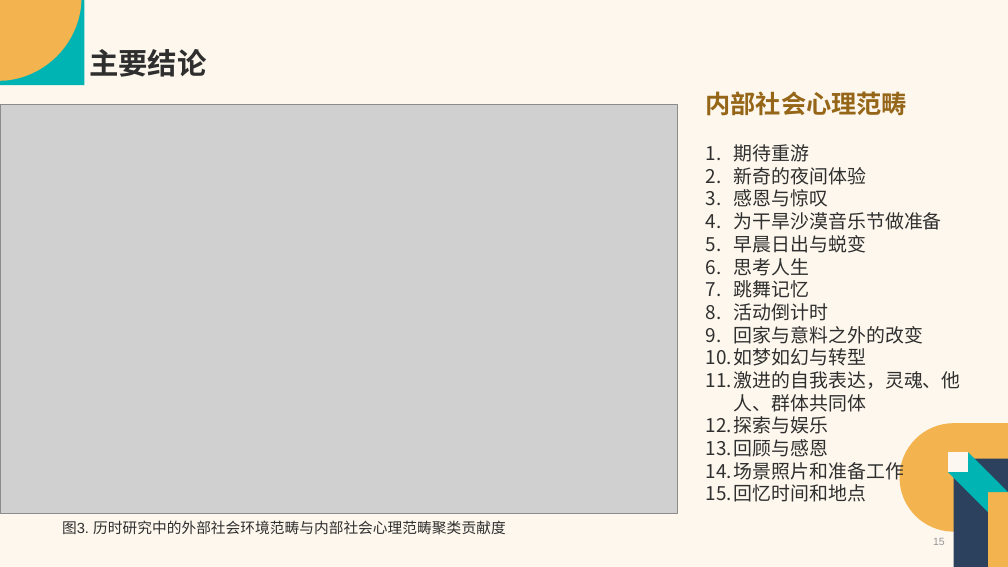
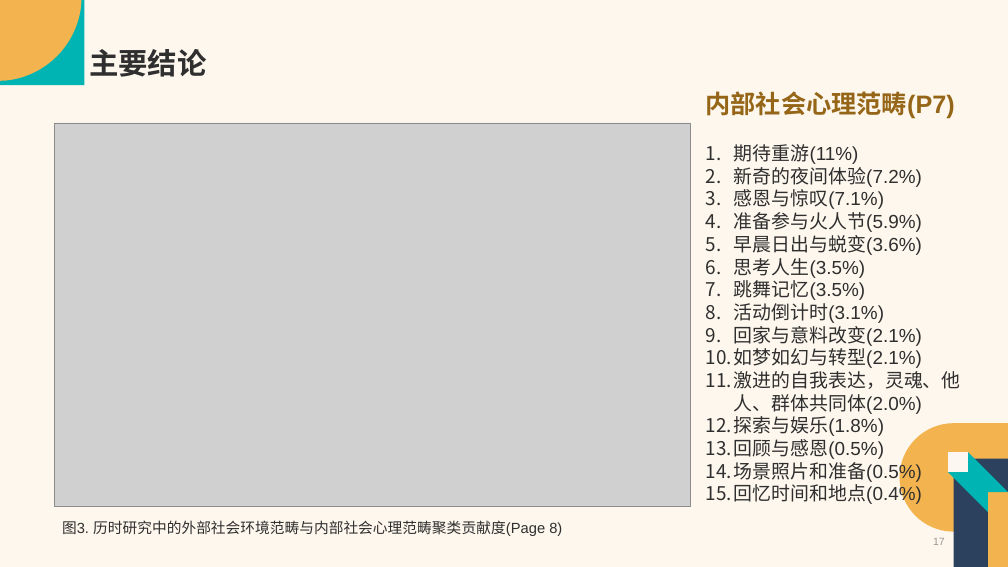
Before and after one commit to Vaelubo/Research, a slide deck: slide 17 of SSCI文章汇报-卢波.pptx (slide 15 before the commit). Drawn at 1008x567 pixels with LibreOffice and Linux fonts; fonts in the diff are those of the drawing; grey boxes stand for pictures. Boxes give left, top, right and bottom in pixels: in the first picture for what was removed or moved away, otherwise in the second. Text is boxed around its words. In the diff, an @@ line names an element or a change of style, - is before the commit and + after.

```diff
--- a/SSCI文章汇报-卢波.pptx
+++ b/SSCI文章汇报-卢波.pptx
@@ text at (706, 91, 961, 506): text changed @@
-内部社会心理范畴
-1. 期待重游
-2. 新奇的夜间体验
-3. 感恩与惊叹
-4. 为干旱沙漠音乐节做准备
-5. 早晨日出与蜕变
-6. 思考人生
-7. 跳舞记忆
-8. 活动倒计时
-9. 回家与意料之外的改变
-10. 如梦如幻与转型
-11. 激进的自我表达，灵魂、他人、群体共同体
-12. 探索与娱乐
-13. 回顾与感恩
-14. 场景照片和准备工作
-15. 回忆时间和地点
+内部社会心理范畴(P7)
+1. 期待重游(11%)
+2. 新奇的夜间体验(7.2%)
+3. 感恩与惊叹(7.1%)
+4. 准备参与火人节(5.9%)
+5. 早晨日出与蜕变(3.6%)
+6. 思考人生(3.5%)
+7. 跳舞记忆(3.5%)
+8. 活动倒计时(3.1%)
+9. 回家与意料改变(2.1%)
+10. 如梦如幻与转型(2.1%)
+11. 激进的自我表达，灵魂、他人、群体共同体(2.0%)
+12. 探索与娱乐(1.8%)
+13. 回顾与感恩(0.5%)
+14. 场景照片和准备(0.5%)
+15. 回忆时间和地点(0.4%)
@@ picture: place and size @@
-picture at (0, 104, 678, 513)
+picture at (54, 123, 690, 507)
@@ text at (62, 520, 562, 536): text changed @@
-图3. 历时研究中的外部社会环境范畴与内部社会心理范畴聚类贡献度
+图3. 历时研究中的外部社会环境范畴与内部社会心理范畴聚类贡献度(Page 8)
@@ page number at (933, 538, 945, 545): text changed @@
-15
+17
```
Also in this commit, not shown: 11 other slides changed, 3 slides added, 1 other file.
